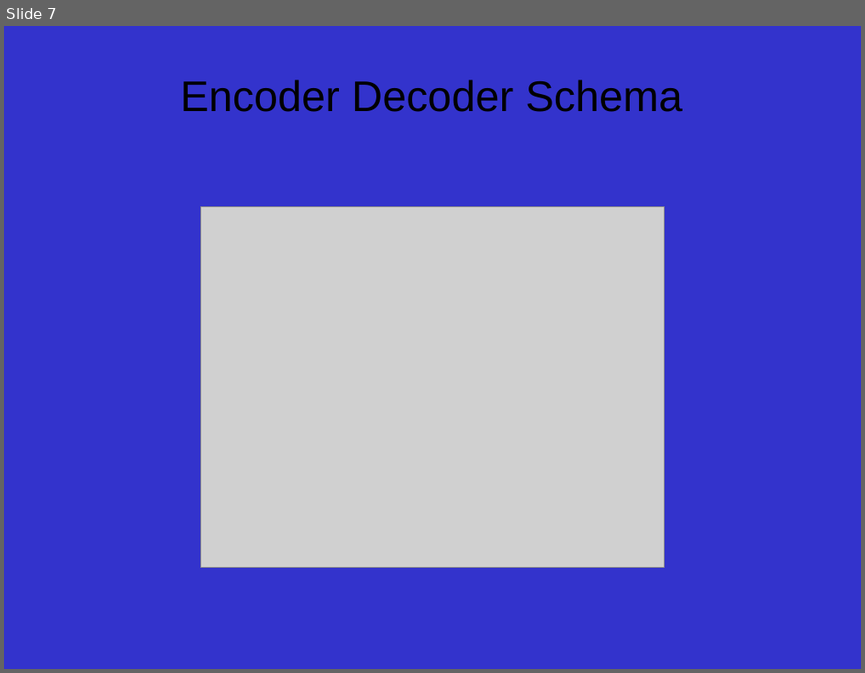
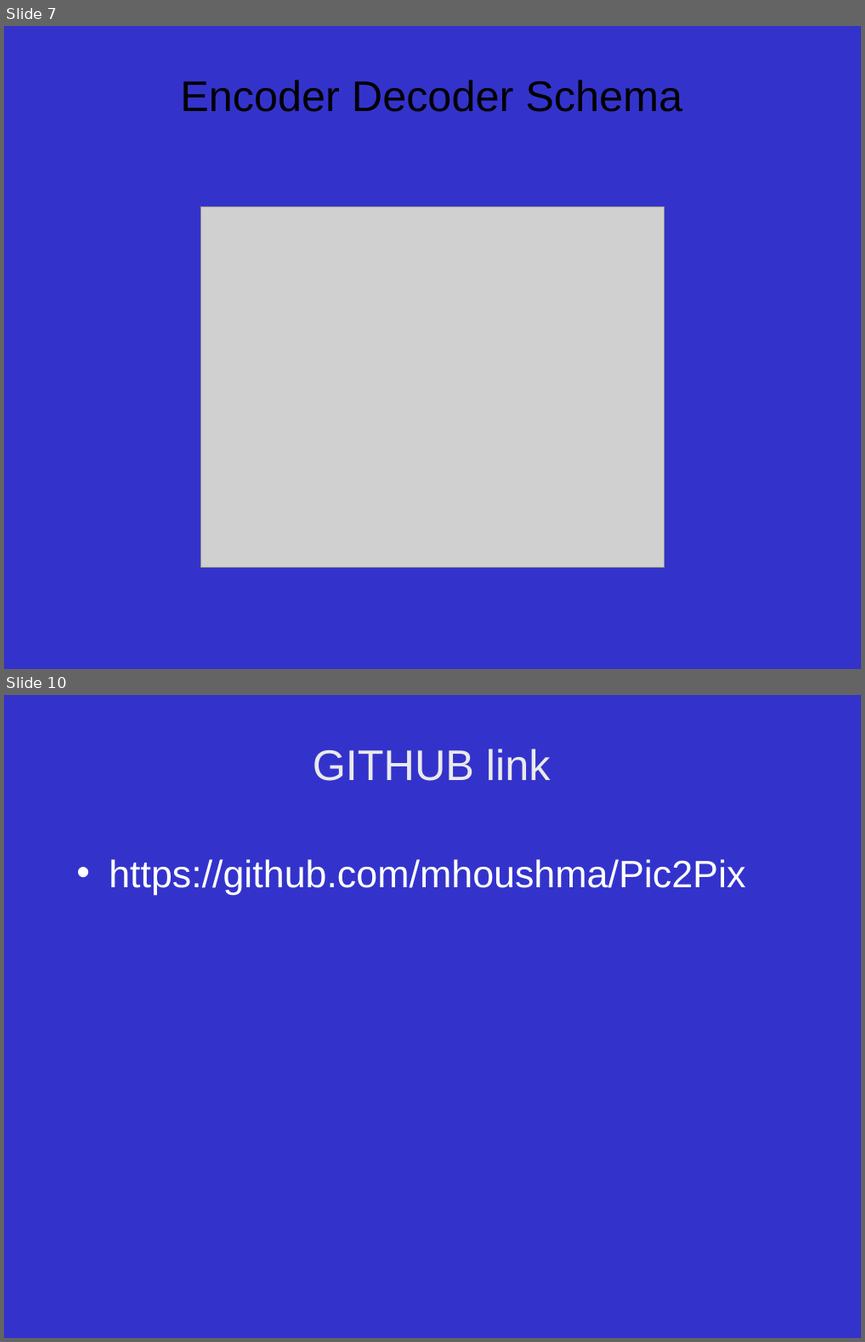
Before and after one commit to mhoushma/Pic2Pix, a slide deck: CGAN Pix2Pix.ppt. Shown one above the other, each under a label of ours: slide 7 before the commit, slides 7 and 10 after it; the slides between them are not shown. The pictures are 865x673 and 865x1342 pixels, drawn with LibreOffice and Linux fonts; fonts in the diff are those of the drawing; grey boxes stand for pictures. Boxes give left, top, right and bottom in pixels: in the first picture for what was removed or moved away, otherwise in the second. Text is boxed around its words. In the diff, an @@ line names an element or a change of style, - is before the commit and + after.

```diff
--- a/CGAN Pix2Pix.ppt
+++ b/CGAN Pix2Pix.ppt
@@ slide 10 added at [4, 695, 861, 1338], background #3333CC @@
@@ title added at [313, 749, 551, 781], 36 pt, text #EAEAEA @@
+GITHUB link
@@ text added at [109, 859, 745, 895], 32 pt, text #FFFFFF @@
+• https://github.com/mhoushma/Pic2Pix
```
Also in this commit, not shown: 1 slide changed, 1 other slide added, 1 slide removed.
